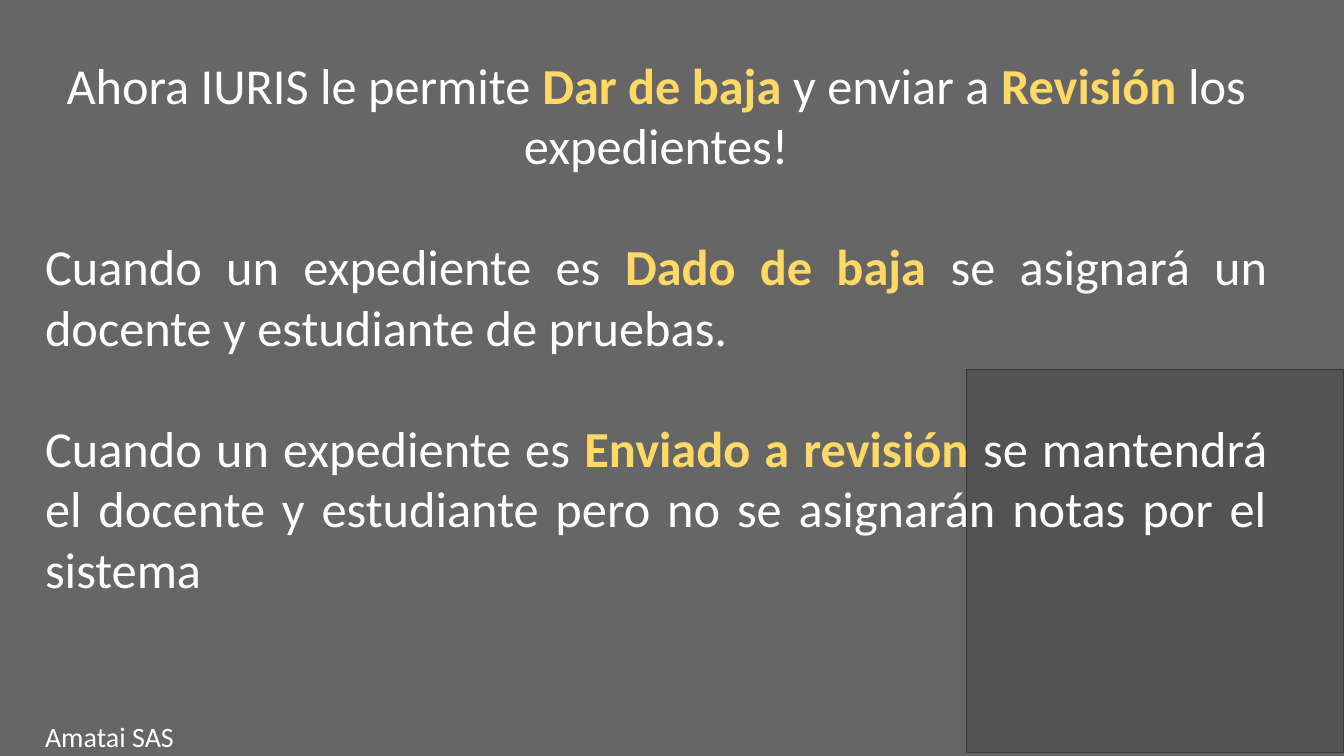
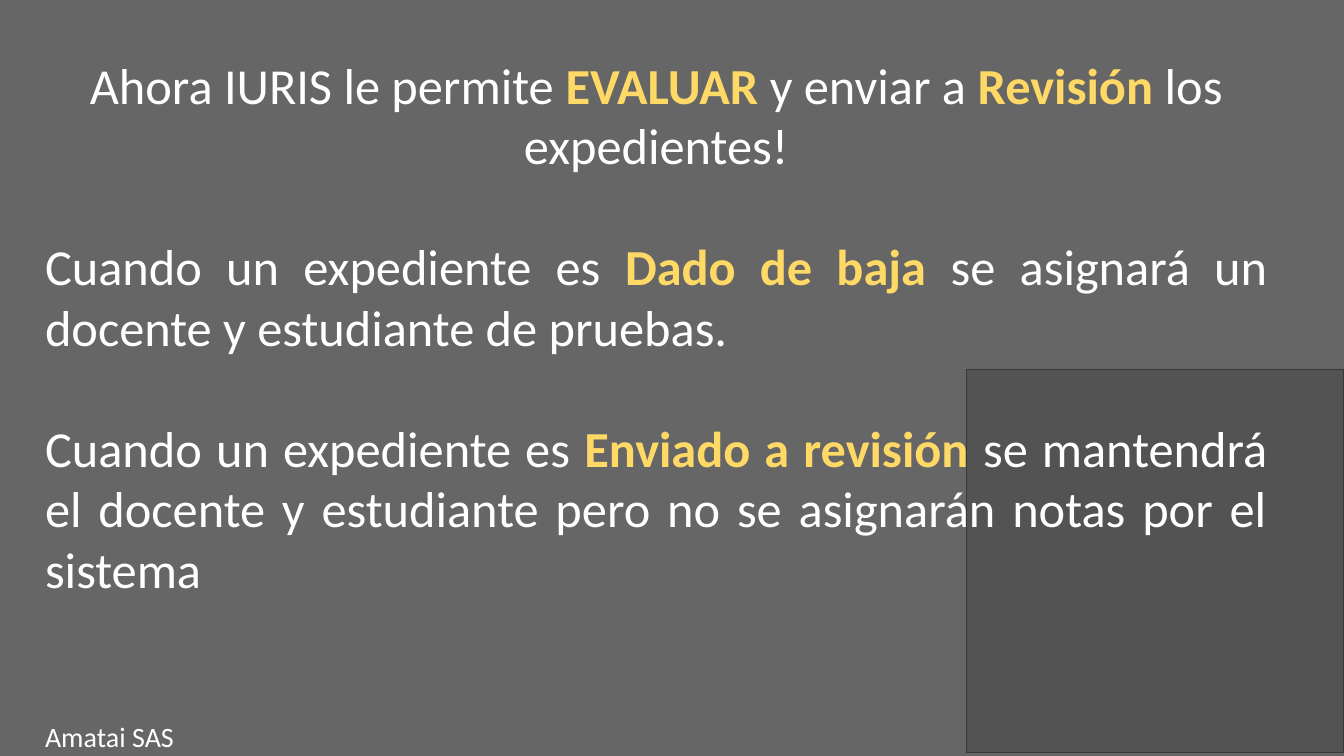
Before and after one commit to dariofa99/iuris, a slide deck: slide 1 of public/dist/img/update/Presentación1.pptx. Drawn at 1344x756 pixels with LibreOffice and Linux fonts; fonts in the diff are those of the drawing; grey boxes stand for pictures; background and template pictures are left out. Boxes give left, top, right and bottom in pixels: in the first picture for what was removed or moved away, otherwise in the second. Text is boxed around its words. In the diff, an @@ line names an element or a change of style, - is before the commit and + after.

Commit message:
evaluar casos de asesoria

```diff
--- a/public/dist/img/update/Presentación1.pptx
+++ b/public/dist/img/update/Presentación1.pptx
@@ text at box(90, 68, 1223, 172): text changed @@
-Ahora IURIS le permite Dar de baja y enviar a Revisión los expedientes!
+Ahora IURIS le permite EVALUAR y enviar a Revisión los expedientes!
```
Also in this commit, not shown: 3 other slides changed, 3 slides added, 39 other files.
